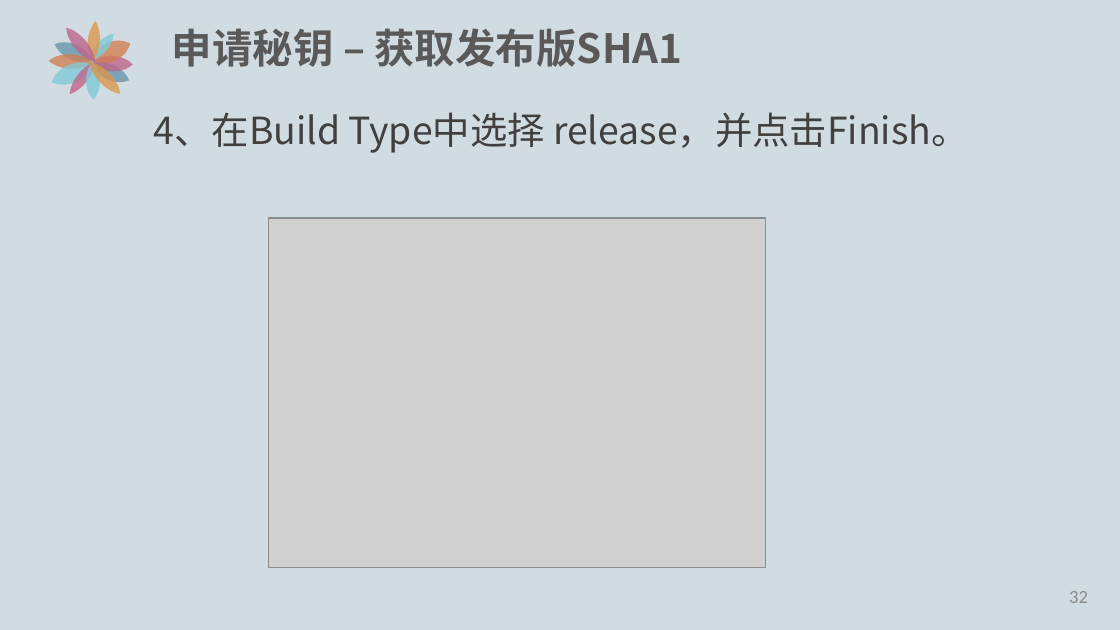
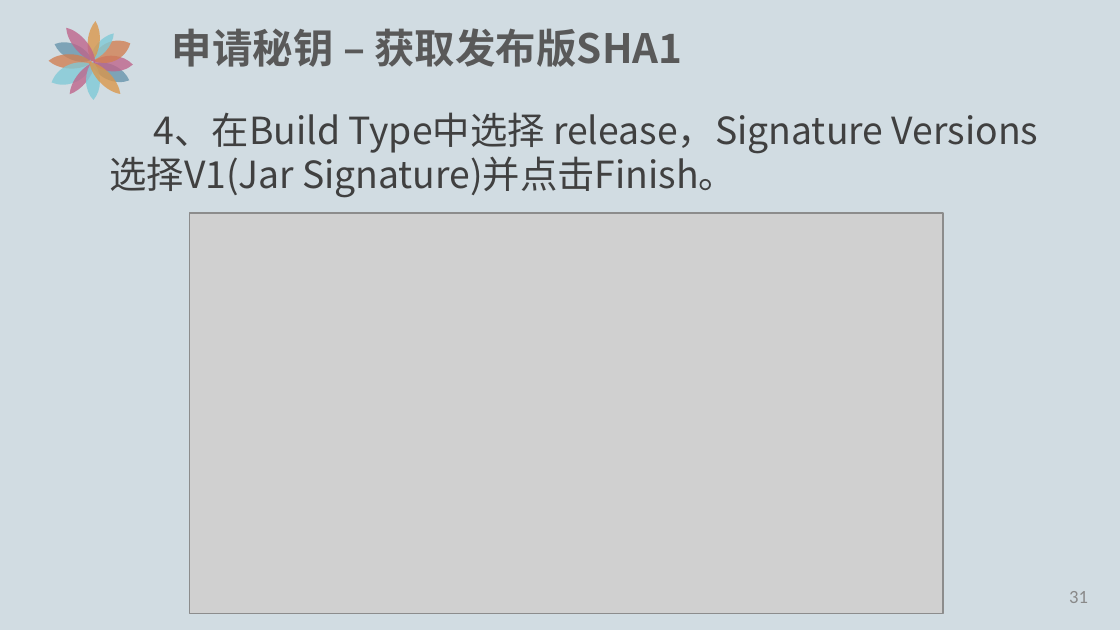
Before and after one commit to edu2act/course-Android-Integrated-Application, a slide deck: slide 32 of ch04-BaiduMap/百度地图PPT/4.1-百度地图简介.pptx (slide 33 before the commit). Drawn at 1120x630 pixels with LibreOffice and Linux fonts; fonts in the diff are those of the drawing; grey boxes stand for pictures. Boxes give left, top, right and bottom in pixels: in the first picture for what was removed or moved away, otherwise in the second. Text is boxed around its words. In the diff, an @@ line names an element or a change of style, - is before the commit and + after.

```diff
--- a/ch04-BaiduMap/百度地图PPT/4.1-百度地图简介.pptx
+++ b/ch04-BaiduMap/百度地图PPT/4.1-百度地图简介.pptx
@@ text at bbox=[110, 112, 883, 198]: text changed @@
-4、在Build Type中选择 release，并点击Finish。
+4、在Build Type中选择 release，Signature Versions选择V1(Jar Signature)并点击Finish。
@@ picture: place and size @@
-picture at bbox=[269, 218, 766, 568]
+picture at bbox=[189, 213, 943, 613]
@@ page number at bbox=[1069, 591, 1088, 603]: text changed @@
-32
+31
```
Also in this commit, not shown: 3 other slides changed, 1 slide removed, 3 other files.
